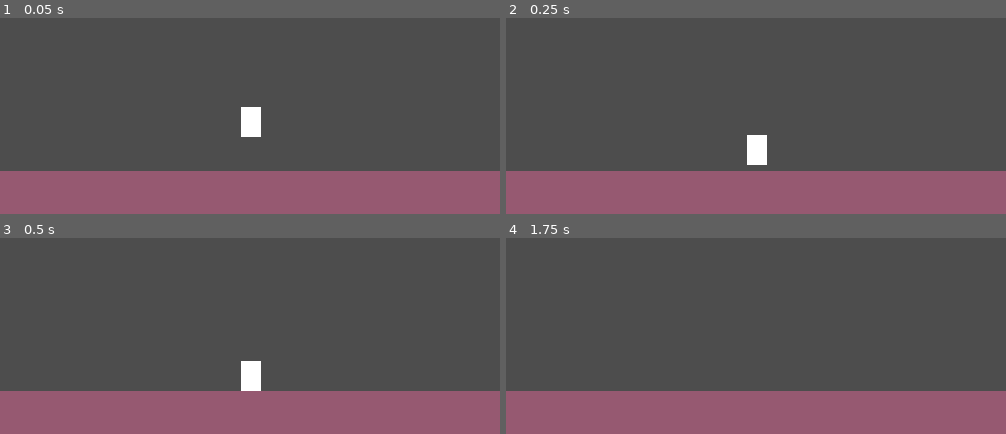
Above: before the commit, frames 1-4 (two rows, left to right).
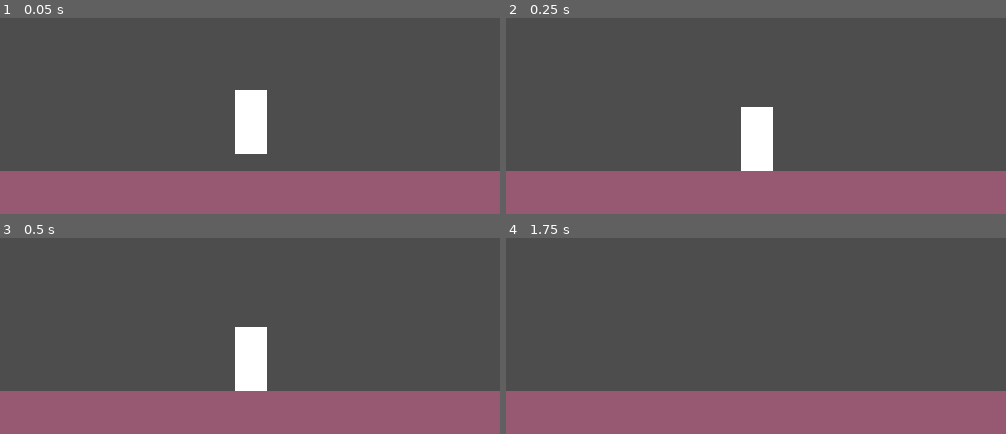
Above: after the commit, the same moments.

Repository: flrping/two-body-problem
Game: Godot game, scene res://scenes/test.tscn
The game is run twice, just before and just after one commit, with the same random seed, the same clock (stepped at 60 frames per second) and the same inputs.
Inputs:
- Up to frame 1 (0.05 s): no input
- Up to frame 2 (0.25 s): no input
- Up to frame 3 (0.5 s): no input
- Up to frame 4 (1.75 s): tap Enter (ui_accept) at 0.5, 0.77, 1.52 s; hold Right (ui_right) from 0.53 s (still down)

The runs differ from the first frame. In frame 1, 1.5% of the frame differs, in the area x 47-54%, y 36-70%; in frame 2, 1.5%; in frame 3, 1.5%; in frame 4, nothing differs.

Commit message:
resize player object to 32x64

Diff:
--- a/src/scenes/player.tscn
+++ b/src/scenes/player.tscn
@@ -1,17 +1,19 @@
 [gd_scene load_steps=3 format=3 uid="uid://dt3anowi1fbkx"]
 
-[ext_resource type="Script" uid="uid://bak3rokjego37" path="res://scripts/player.gd" id="1_xo3ru"]
+[ext_resource type="Script" uid="uid://bv04ggu6sv6je" path="res://scripts/player.gd" id="1_xo3ru"]
 
 [sub_resource type="CapsuleShape2D" id="CapsuleShape2D_fdrta"]
+radius = 16.0
+height = 64.0
 
 [node name="Player" type="CharacterBody2D"]
 script = ExtResource("1_xo3ru")
 
 [node name="ColorRect" type="ColorRect" parent="."]
-offset_left = -10.0
-offset_top = -15.0
-offset_right = 10.0
-offset_bottom = 15.0
+offset_left = -16.0
+offset_top = -32.0
+offset_right = 16.0
+offset_bottom = 32.0
 
 [node name="AnimatedSprite2D" type="AnimatedSprite2D" parent="."]
 visible = false
Not shown, added: src/scripts/player.gd.uid
